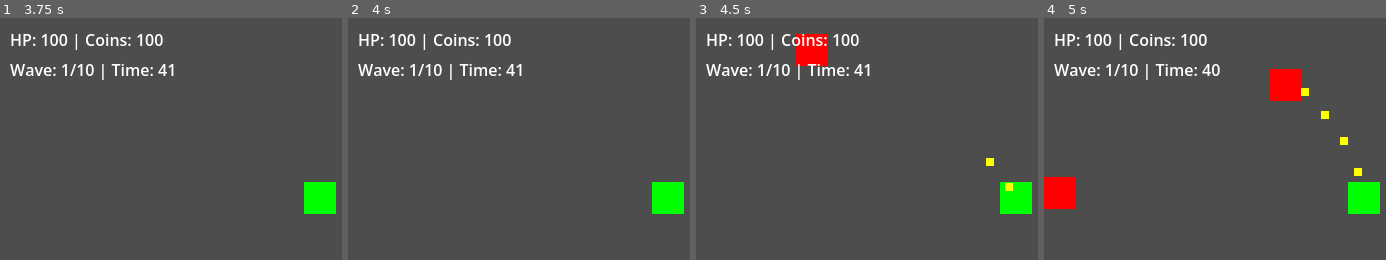
Above: before the commit, frames 1-4 (left to right).
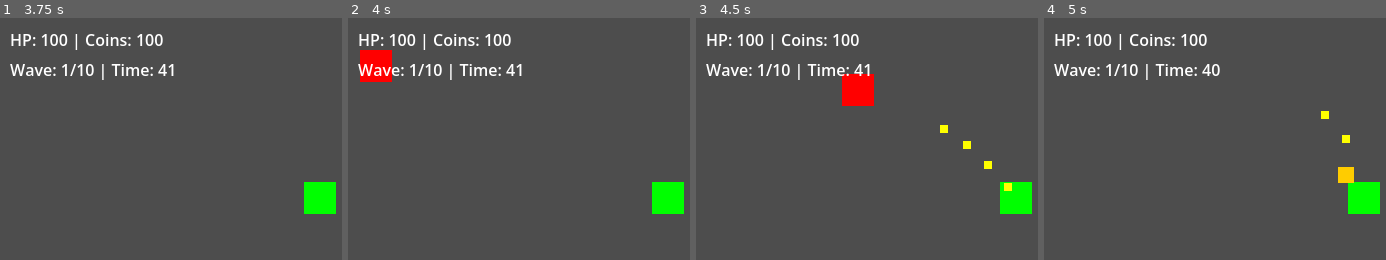
Above: after the commit, the same moments.

Repository: felang/utoland
Game: Godot game, scene res://scenes/main.tscn
Two runs of this game, one before a commit and one after it. Both use one fixed random seed, a clock stepped at 60 frames per second and the inputs below. This scene is started directly instead of the project's main scene.
Inputs (mouse positions are in pixels of both pictures, inside the frame that each line leads up to):
- Up to frame 1 (3.75 s): tap Enter at 0.5, 2, 3.5 s; move the mouse to (outside the picture) at 0.52 s; hold D (move_right) 0.53-1.28 s; tap 1 at 0.6, 3.6 s; click (outside the picture) at 0.67 s; tap Space at 1.25, 2.75 s; move the mouse to (191, 216) at 1.27 s; hold S (move_down) 1.28-2.03 s; tap 2 at 1.35 s; move the mouse to (outside the picture) at 2.02 s; hold D (move_right) 2.03-2.78 s; tap 3 at 2.1 s; move the mouse to (outside the picture) at 2.77 s; hold W (move_up) 2.78-3.53 s; tap 4 at 2.85 s; click (outside the picture) at 2.92 s; move the mouse to (outside the picture) at 3.52 s; hold A (move_left) from 3.53 s (still down)
- Up to frame 2 (4 s): keep holding A (move_left)
- Up to frame 3 (4.5 s): keep holding A (move_left); move the mouse to (822, 143) at 4.27 s; tap 2 at 4.35 s
- Up to frame 4 (5 s): keep holding A (move_left)

Frame 1 is identical in both runs. In frame 2, 1.1% of the frame differs, in the area x 3-13%, y 13-27%; in frame 3, 2.6%; in frame 4, 3.0%, in the area x 0-93%, y 21-79%.

Commit message:
refactor: 敌人生成边界改为读取地图尺寸配置
Co-Authored-By: Claude Opus 4.6 (1M context) <noreply@anthropic.com>

Diff:
--- a/scripts/systems/enemy_spawner.gd
+++ b/scripts/systems/enemy_spawner.gd
@@ -5,10 +5,10 @@
 var player: Node2D
 
 # Map boundaries
-var map_min_x = -1250.0
-var map_max_x = 1250.0
-var map_min_y = -950.0
-var map_max_y = 950.0
+var map_min_x: float = -GameConfig.MAP_HALF_WIDTH
+var map_max_x: float = GameConfig.MAP_HALF_WIDTH
+var map_min_y: float = -GameConfig.MAP_HALF_HEIGHT
+var map_max_y: float = GameConfig.MAP_HALF_HEIGHT
 var min_distance_from_player = 200.0
 
 func _ready():
--- /dev/null
+++ b/tests/unit/test_enemy_spawner_bounds.gd
@@ -0,0 +1,8 @@
+extends GutTest
+
+func test_spawner_bounds_follow_game_config():
+	var spawner = preload("res://scripts/systems/enemy_spawner.gd").new()
+	assert_eq(spawner.map_min_x, -float(GameConfig.MAP_HALF_WIDTH))
+	assert_eq(spawner.map_max_x, float(GameConfig.MAP_HALF_WIDTH))
+	assert_eq(spawner.map_min_y, -float(GameConfig.MAP_HALF_HEIGHT))
+	assert_eq(spawner.map_max_y, float(GameConfig.MAP_HALF_HEIGHT))
